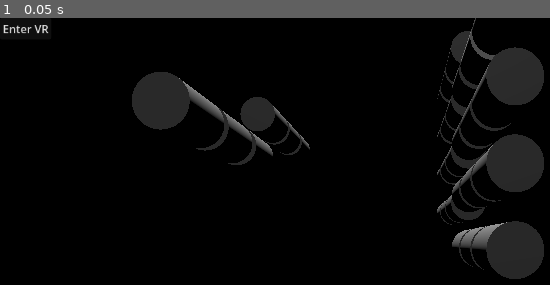
Above: before the commit, frame 1.
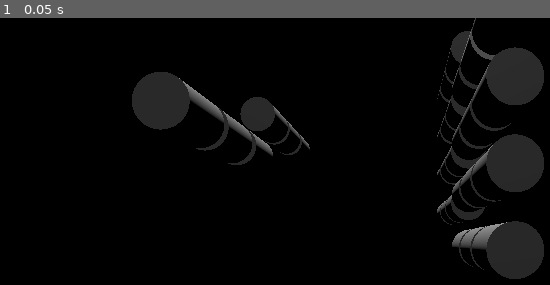
Above: after the commit, the same moment.

Repository: NonstickBoat/rwr
Game: Godot game, scene res://node_3d.tscn
Two runs of this game, one before a commit and one after it. Both use one fixed random seed, a clock stepped at 60 frames per second and the inputs below.
Inputs:
- Up to frame 1 (0.05 s): no input

The runs differ from the first frame. In frame 1, 0.2% of the frame differs, in the area x 0-9%, y 2-6%.
Error before the commit: Parse Error: Used tab character for indentation instead of space as used before in the file. (res://node_3d.gd:10)
Error after the commit: Invalid assignment of property or key 'visible' with value of type 'bool' on a base object of type 'null instance'. (res://teleport.gd:11)

Commit message:
Poprawki

Diff:
--- a/project_files/node_3d.gd
+++ b/project_files/node_3d.gd
@@ -8,35 +8,35 @@
 
   webxr_interface = XRServer.find_interface("WebXR")
   if webxr_interface:
-	# WebXR uses a lot of asynchronous callbacks, so we connect to various
-	# signals in order to receive them.
-	webxr_interface.session_supported.connect(self._webxr_session_supported)
-	webxr_interface.session_started.connect(self._webxr_session_started)
-	webxr_interface.session_ended.connect(self._webxr_session_ended)
-	webxr_interface.session_failed.connect(self._webxr_session_failed)
+    # WebXR uses a lot of asynchronous callbacks, so we connect to various
+    # signals in order to receive them.
+    webxr_interface.session_supported.connect(self._webxr_session_supported)
+    webxr_interface.session_started.connect(self._webxr_session_started)
+    webxr_interface.session_ended.connect(self._webxr_session_ended)
+    webxr_interface.session_failed.connect(self._webxr_session_failed)
 
-	webxr_interface.select.connect(self._webxr_on_select)
-	webxr_interface.selectstart.connect(self._webxr_on_select_start)
-	webxr_interface.selectend.connect(self._webxr_on_select_end)
+    webxr_interface.select.connect(self._webxr_on_select)
+    webxr_interface.selectstart.connect(self._webxr_on_select_start)
+    webxr_interface.selectend.connect(self._webxr_on_select_end)
 
-	webxr_interface.squeeze.connect(self._webxr_on_squeeze)
-	webxr_interface.squeezestart.connect(self._webxr_on_squeeze_start)
-	webxr_interface.squeezeend.connect(self._webxr_on_squeeze_end)
+    webxr_interface.squeeze.connect(self._webxr_on_squeeze)
+    webxr_interface.squeezestart.connect(self._webxr_on_squeeze_start)
+    webxr_interface.squeezeend.connect(self._webxr_on_squeeze_end)
 
-	# This returns immediately - our _webxr_session_supported() method
-	# (which we connected to the "session_supported" signal above) will
-	# be called sometime later to let us know if it's supported or not.
-	webxr_interface.is_session_supported("immersive-vr")
+    # This returns immediately - our _webxr_session_supported() method
+    # (which we connected to the "session_supported" signal above) will
+    # be called sometime later to let us know if it's supported or not.
+    webxr_interface.is_session_supported("immersive-vr")
 
   $XROrigin3D/LeftController.button_pressed.connect(self._on_left_controller_button_pressed)
   $XROrigin3D/LeftController.button_released.connect(self._on_left_controller_button_released)
 
 func _webxr_session_supported(session_mode: String, supported: bool) -> void:
   if session_mode == 'immersive-vr':
-	if supported:
-	  $CanvasLayer.visible = true
-	else:
-	  OS.alert("Your browser doesn't support VR")
+    if supported:
+      $CanvasLayer.visible = true
+    else:
+      OS.alert("Your browser doesn't support VR")
 
 func _on_button_pressed() -> void:
   # We want an immersive VR session, as opposed to AR ('immersive-ar') or a
@@ -59,8 +59,8 @@
   # only know if it's really succeeded or failed when our
   # _webxr_session_started() or _webxr_session_failed() methods are called.
   if not webxr_interface.initialize():
-	OS.alert("Failed to initialize WebXR")
-	return
+    OS.alert("Failed to initialize WebXR")
+    return
 
 func _webxr_session_started() -> void:
   $CanvasLayer.visible = false
@@ -89,7 +89,7 @@
 func _process(_delta: float) -> void:
   var thumbstick_vector: Vector2 = $XROrigin3D/LeftController.get_vector2("thumbstick")
   if thumbstick_vector != Vector2.ZERO:
-	print ("Left thumbstick position: " + str(thumbstick_vector))
+    print ("Left thumbstick position: " + str(thumbstick_vector))
 
 func _webxr_on_select(input_source_id: int) -> void:
   print("Select: " + str(input_source_id))
--- a/project_files/node_3d.tscn
+++ b/project_files/node_3d.tscn
@@ -33,7 +33,7 @@
 [sub_resource type="CylinderMesh" id="CylinderMesh_msr3e"]
 top_radius = 0.1
 bottom_radius = 0.1
-height = 0.1
+height = 1.0
 
 [sub_resource type="CylinderMesh" id="CylinderMesh_74mg7"]
 
@@ -220,7 +220,7 @@
 mesh = SubResource("CylinderMesh_iki00")
 
 [node name="TeleporterRay" type="RayCast3D" parent="XROrigin3D/RightController"]
-transform = Transform3D(1, 0, 0, 0, 1, 0, 0, 0, 1, 0, 0, -10)
+target_position = Vector3(0, 0, -10)
 
 [node name="TeleporterMarker" type="MeshInstance3D" parent="XROrigin3D/RightController"]
 visible = false
Not shown, changed: docs/index.html
Not shown, changed: docs/index.pck
